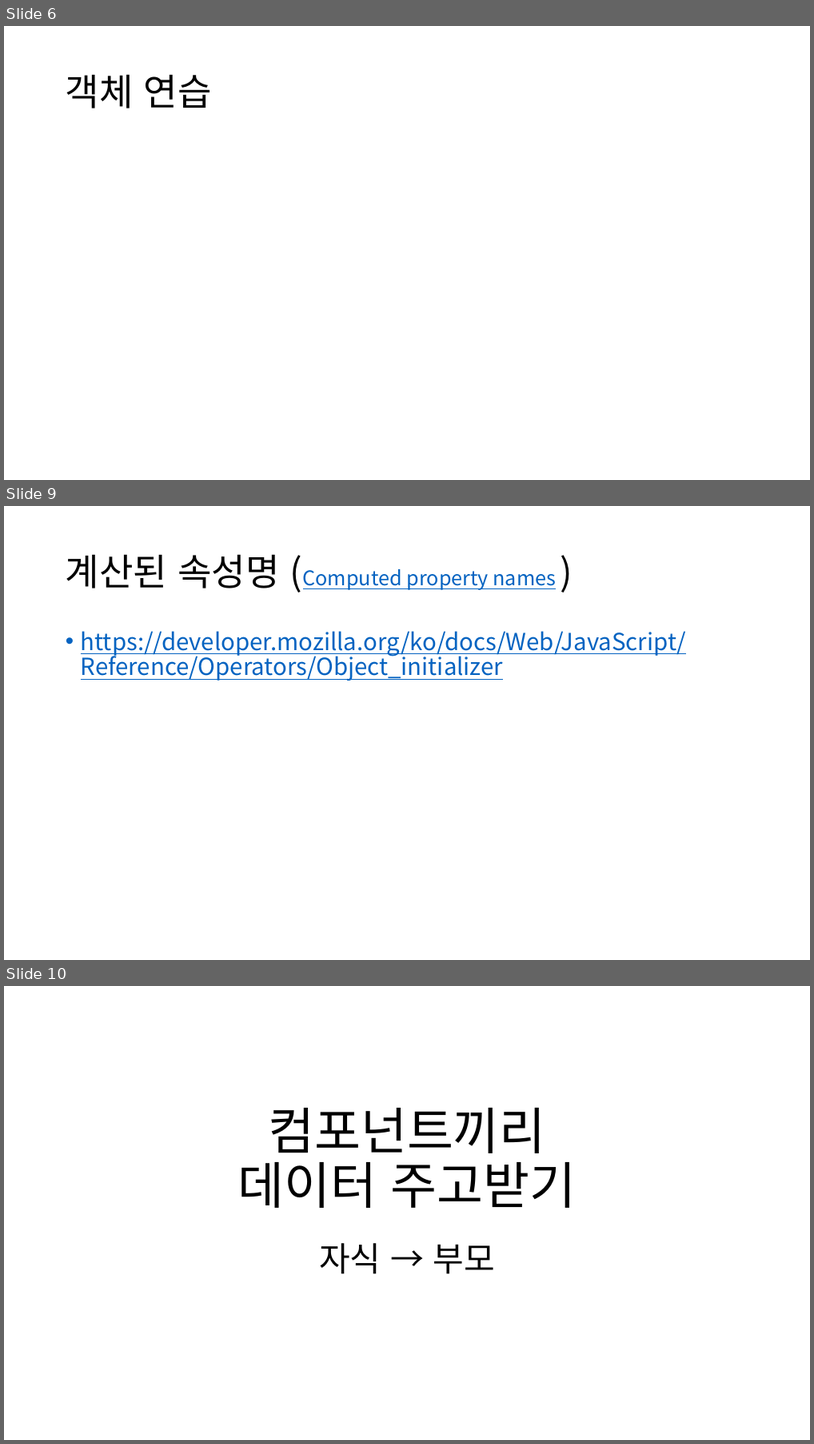
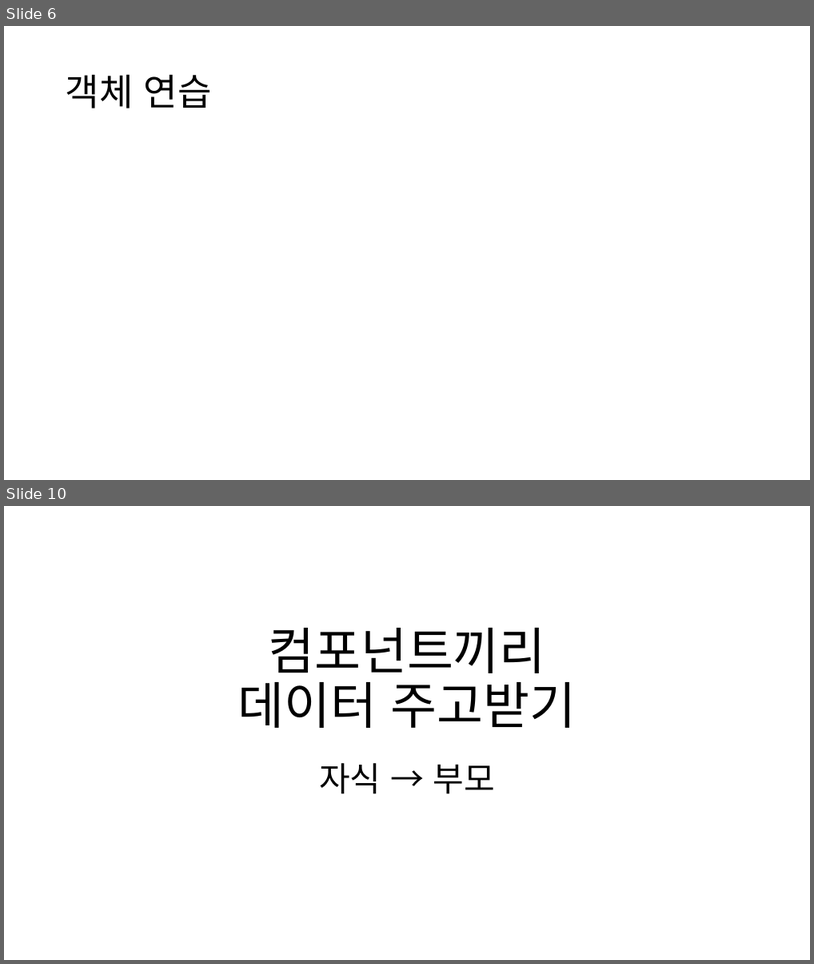
Before and after one commit to ctrl-z-won/Dev-Log, a slide deck: react/ctrlz3-0327.pptx. Shown one above the other, each under a label of ours: slides 6, 9 and 10 before the commit, slides 6 and 10 after it; the slides between them are not shown. The pictures are 814x1444 and 814x964 pixels, drawn with LibreOffice and Linux fonts; fonts in the diff are those of the drawing. Boxes give left, top, right and bottom in pixels: in the first picture for what was removed or moved away, otherwise in the second. Text is boxed around its words. In the diff, an @@ line names an element or a change of style, - is before the commit and + after.

```diff
--- a/react/ctrlz3-0327.pptx
+++ b/react/ctrlz3-0327.pptx
@@ slide 9 removed at [4,506,810,960], background #FFFFFF @@
@@ title removed at [66,554,557,590] @@
-계산된 속성명 (Computed property names )
@@ text removed at [81,631,686,680] @@
-• https://developer.mozilla.org/ko/docs/Web/JavaScript/Reference/Operators/Object_initializer
```
Also in this commit, not shown: 3 slides changed, 1 slide added, 7 other files.
